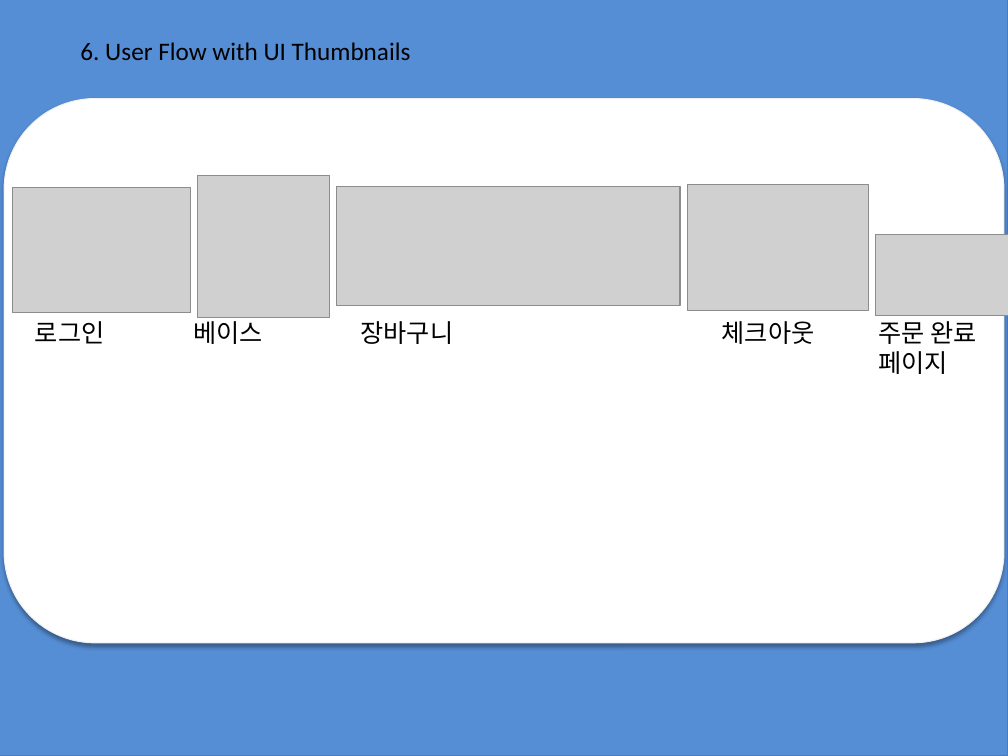
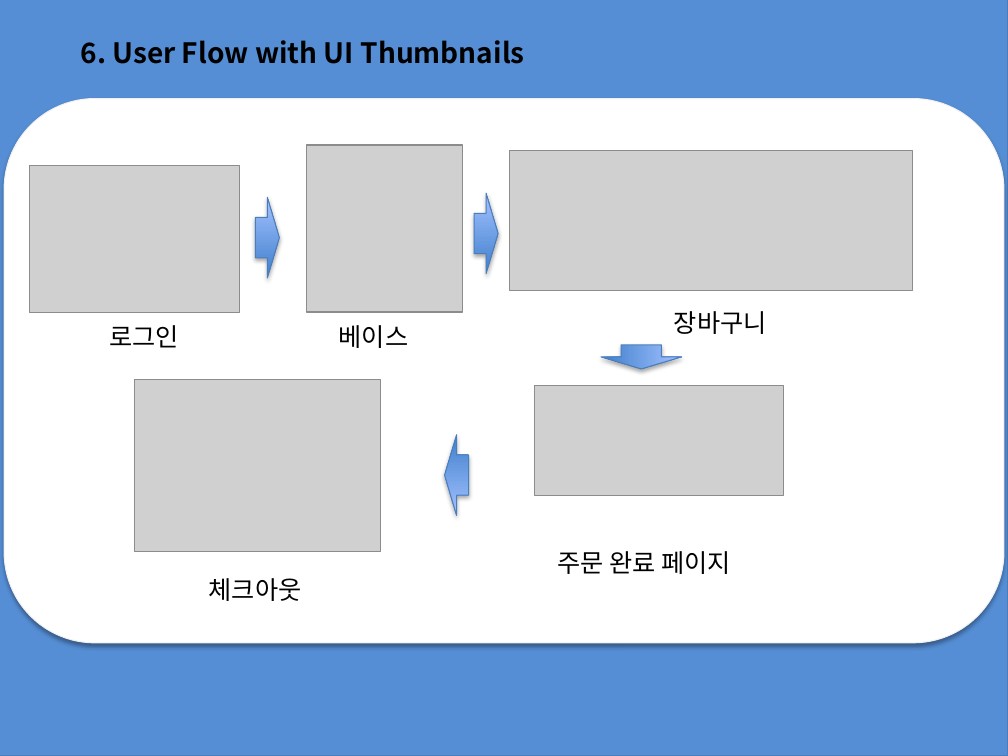
Before and after one commit to jwbaik98/project, a slide deck: slide 16 of 2조 프로젝트 과제(제작중).pptx. Drawn at 1008x756 pixels with LibreOffice and Linux fonts; fonts in the diff are those of the drawing; grey boxes stand for pictures. Boxes give left, top, right and bottom in pixels: in the first picture for what was removed or moved away, otherwise in the second. Text is boxed around its words. In the diff, an @@ line names an element or a change of style, - is before the commit and + after.

```diff
--- a/2조 프로젝트 과제(제작중).pptx
+++ b/2조 프로젝트 과제(제작중).pptx
@@ text "6. User Flow with UI ..." at (80, 40, 525, 64): size 18 to 20 pt, font Calibri to Noto Sans CJK KR, bold on @@
@@ picture: place and size @@
-picture at (198, 175, 330, 318)
+picture at (306, 145, 462, 312)
@@ picture: place and size @@
-picture at (13, 187, 192, 312)
+picture at (30, 166, 240, 312)
@@ picture: place and size @@
-picture at (337, 186, 679, 305)
+picture at (510, 150, 913, 290)
@@ right arrow added at (255, 198, 279, 278), fill gradient #3F80CE to #A4C4FF, outline #4B7EBC 0.75 pt @@
@@ right arrow added at (474, 194, 498, 274), fill gradient #3F80CE to #A4C4FF, outline #4B7EBC 0.75 pt @@
@@ text "로그인": place and size @@
-text "로그인" at (35, 321, 105, 344)
+text "로그인" at (109, 325, 179, 348)
@@ text "베이스" rewrapped from (193, 316, 263, 344) to (339, 325, 409, 348) @@
@@ text "장바구니": place and size @@
-text "장바구니" at (361, 321, 454, 344)
+text "장바구니" at (674, 311, 767, 334)
@@ right arrow added at (601, 345, 681, 369), fill gradient #3F80CE to #A4C4FF, outline #4B7EBC 0.75 pt @@
@@ picture: place and size @@
-picture at (687, 184, 868, 311)
+picture at (134, 379, 380, 551)
@@ picture: place and size @@
-picture at (875, 235, 1008, 316)
+picture at (534, 385, 784, 495)
@@ right arrow added at (445, 434, 469, 515), fill gradient #3F80CE to #A4C4FF, outline #4B7EBC 0.75 pt @@
@@ text "체크아웃": place and size @@
-text "체크아웃" at (722, 321, 815, 344)
+text "체크아웃" at (209, 578, 302, 601)
@@ text "주문 완료 페이지" rewrapped from (878, 321, 976, 374) to (557, 551, 731, 574) @@
```
Also in this commit, not shown: 17 other slides changed, 1 slide removed.
